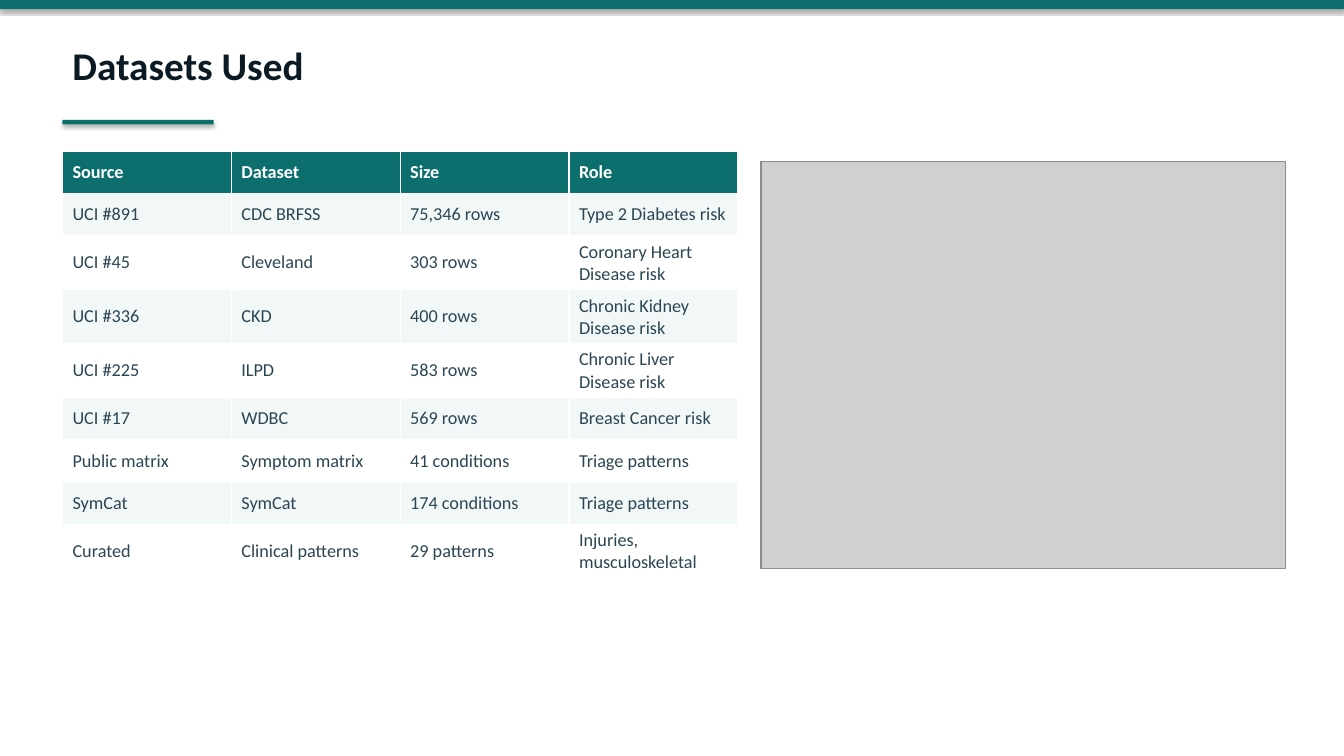
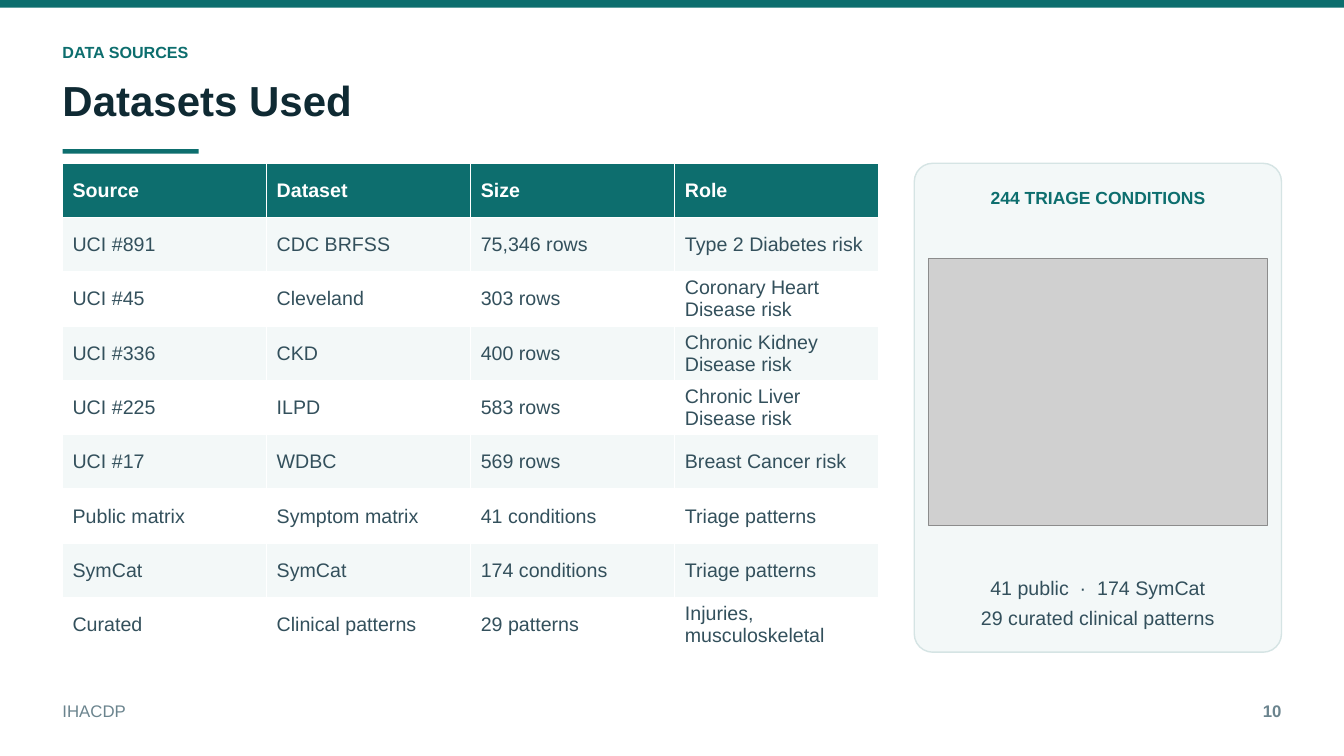
Before and after one commit to thanishq0110/IHACDP, a slide deck: slide 10 of docs/IHACDP_Presentation.pptx. Drawn at 1344x756 pixels with LibreOffice and Linux fonts; fonts in the diff are those of the drawing; grey boxes stand for pictures. Boxes give left, top, right and bottom in pixels: in the first picture for what was removed or moved away, otherwise in the second. Text is boxed around its words. In the diff, an @@ line names an element or a change of style, - is before the commit and + after.

```diff
--- a/docs/IHACDP_Presentation.pptx
+++ b/docs/IHACDP_Presentation.pptx
@@ rectangle at [0, 0, 1344, 7]: shadow off @@
@@ text added at [62, 46, 189, 58], 11.5 pt, text #0D6E6E, bold @@
+DATA SOURCES
@@ text "Datasets Used": place and size @@
-text "Datasets Used" at [72, 52, 304, 81]
+text "Datasets Used" at [62, 85, 352, 117]
@@ text "Datasets Used" at [62, 85, 352, 117]: size 28 to 30 pt, font Calibri to Arial, text colour #0B1B24 to #0F2A33 @@
@@ rectangle at [63, 149, 199, 153]: shadow off @@
@@ rectangle: place and size @@
-rectangle at [63, 120, 214, 124]
+rectangle at [63, 149, 199, 153]
@@ table at [63, 163, 877, 652] @@
@@ fill #F2F8F8 to #F3F8F8 in 16 cells @@
@@ size 13 to 14 pt, font Calibri to Arial, text colour #2B4552 to #33505C @@
@@ table: place and size @@
-table at [63, 151, 740, 572]
+table at [63, 163, 877, 652]
@@ picture removed at [761, 161, 1286, 569] @@
@@ rounded rectangle added at [914, 163, 1281, 652], fill #F3F8F8, outline #D5E4E4 1 pt @@
@@ text added at [991, 191, 1205, 204], 12.5 pt, text #0D6E6E, bold @@
+244 TRIAGE CONDITIONS
@@ picture added at [929, 259, 1267, 525] @@
@@ text added at [981, 580, 1214, 629], 14 pt, text #33505C @@
+41 public · 174 SymCat
+29 curated clinical patterns
@@ text added at [62, 705, 125, 717], 12 pt, text #6B848E @@
+IHACDP
@@ text added at [1263, 705, 1282, 717], 12 pt, text #6B848E, bold @@
+10
```
Also in this commit, not shown: 18 other slides changed, 1 slide added, 1 slide removed, 14 other files.
